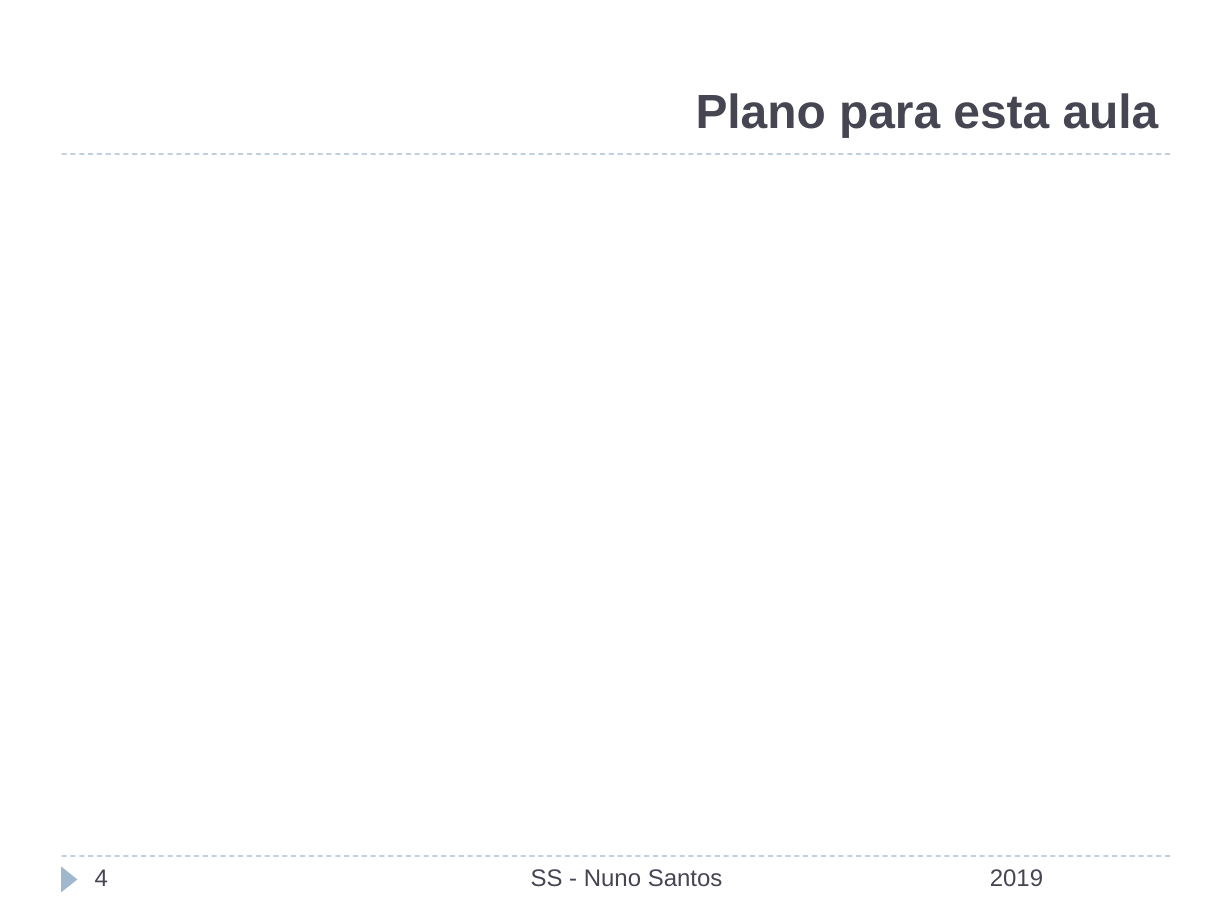
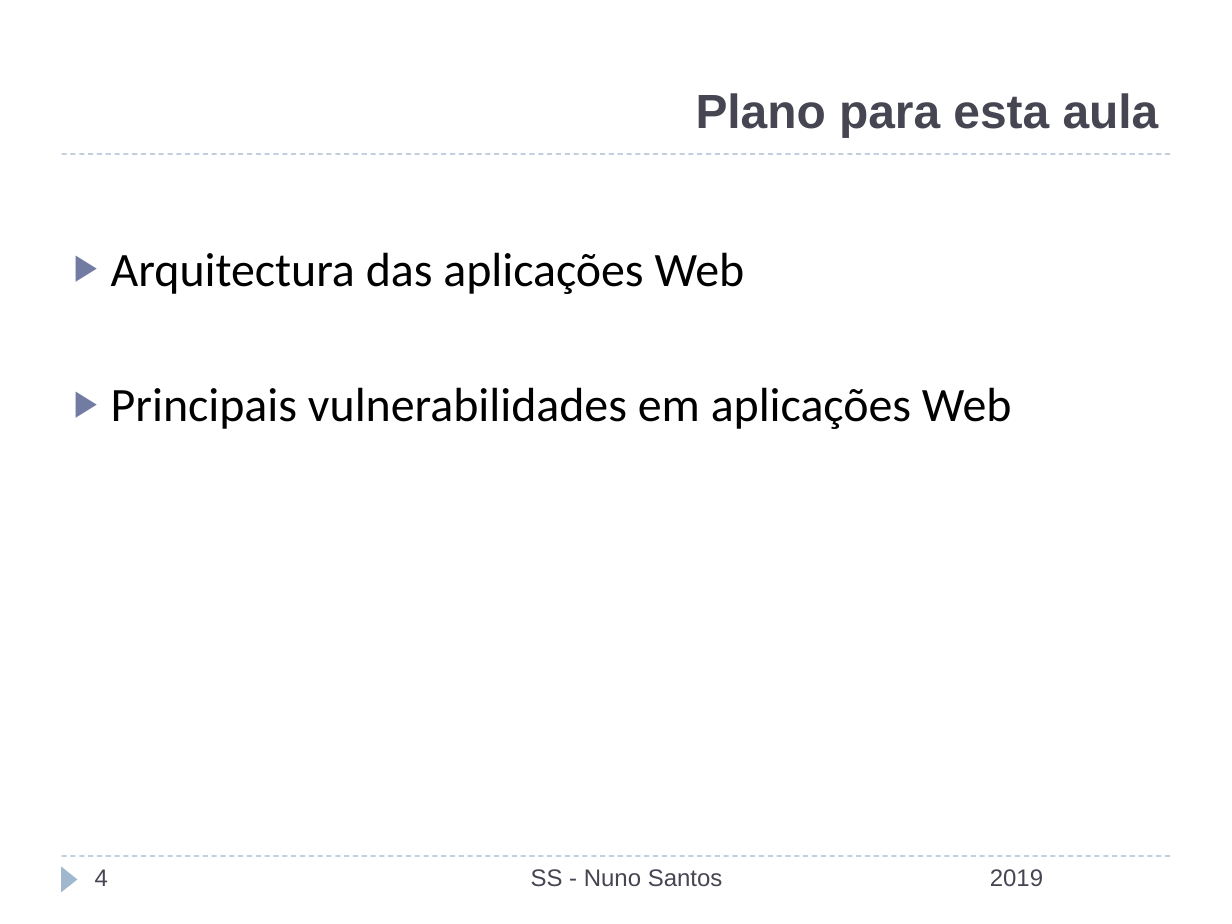
Before and after one commit to nuno-santos/acite2019, a slide deck: slide 4 of teoricas/acite2019-06-auditoria_teste.pptx. Drawn at 1232x924 pixels with LibreOffice and Linux fonts; fonts in the diff are those of the drawing; background and template pictures are left out. Boxes give left, top, right and bottom in pixels: in the first picture for what was removed or moved away, otherwise in the second. Text is boxed around its words. In the diff, an @@ line names an element or a change of style, - is before the commit and + after.

Commit message:
aula 6

```diff
--- a/teoricas/acite2019-06-auditoria_teste.pptx
+++ b/teoricas/acite2019-06-auditoria_teste.pptx
@@ text added at <box>111,252,1012,429</box>, 28 pt, text #000000 @@
+▶ Arquitectura das aplicações Web
+▶ Principais vulnerabilidades em aplicações Web
```
Also in this commit, not shown: 9 other slides changed, 13 slides added, 1 slide removed.
